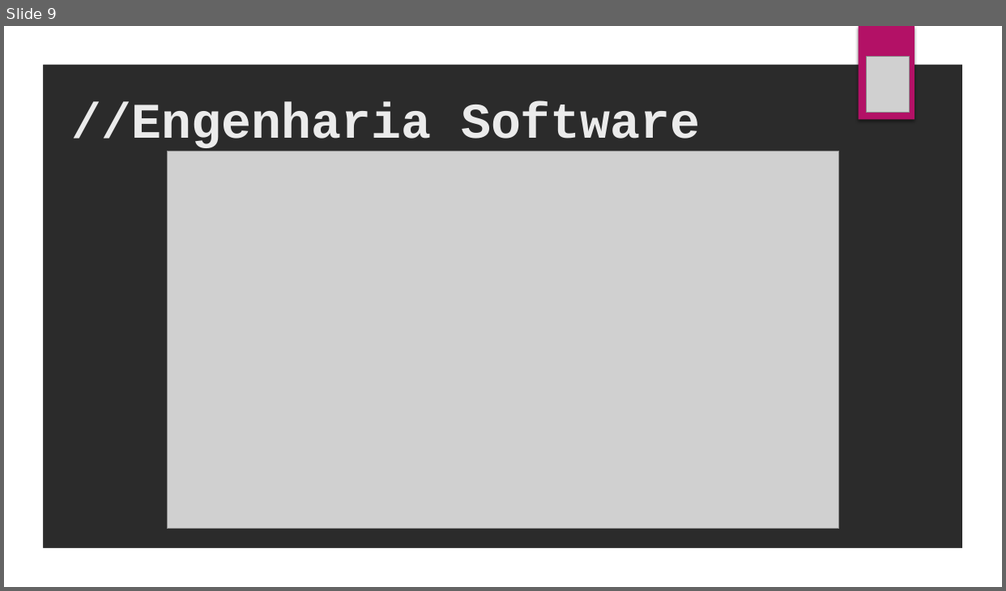
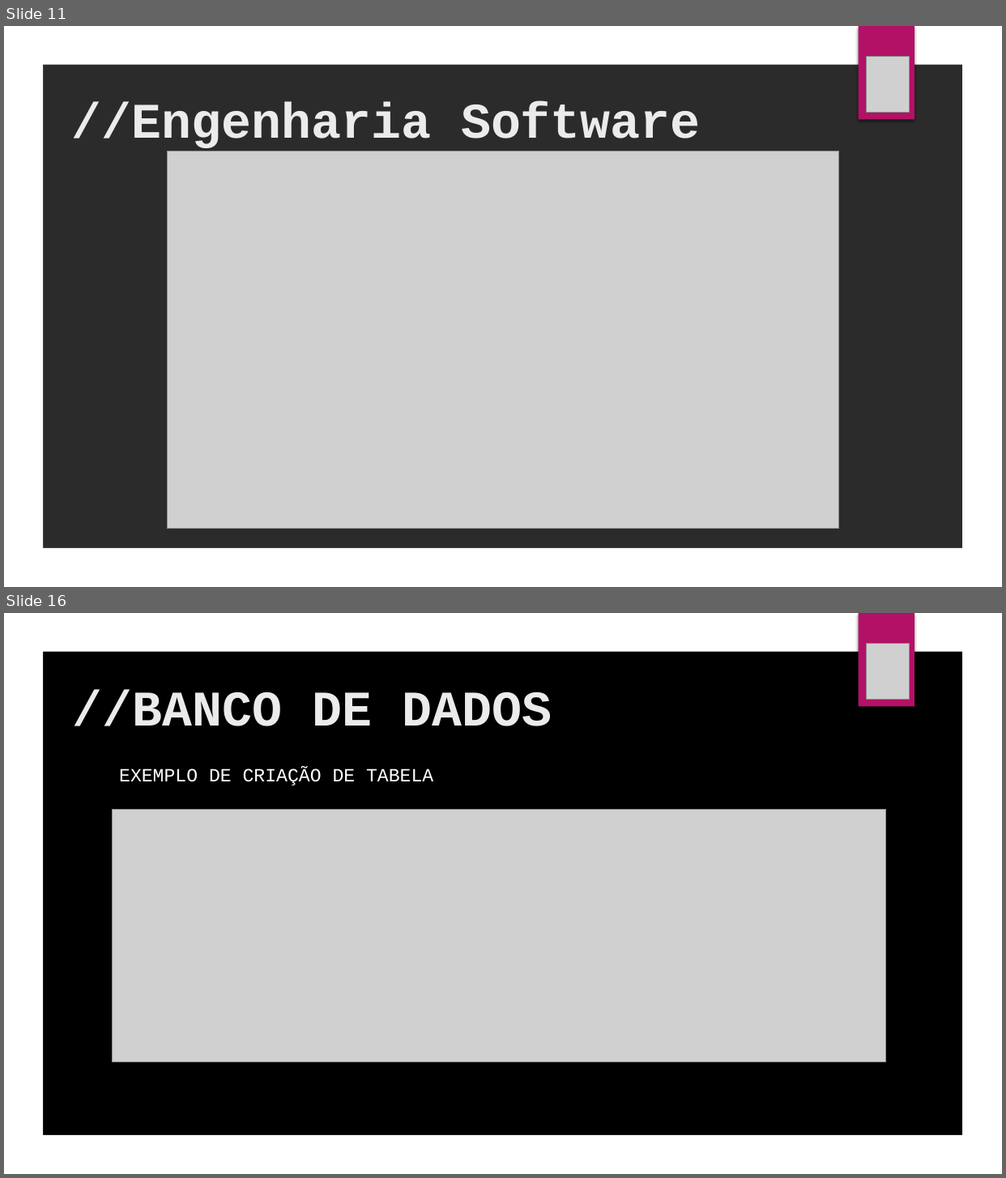
Before and after one commit to SilvioDaCol/ArqFriendly, a slide deck: APRESENTAÇÃO/APRESENTAÇÃO GAMEFRIENDLY.pptx. Shown one above the other, each under a label of ours: slide 9 before the commit, slides 11 and 16 after it; the slides between them are not shown. The pictures are 1006x591 and 1006x1178 pixels, drawn with LibreOffice and Linux fonts; fonts in the diff are those of the drawing; grey boxes stand for pictures; background and template pictures are left out; a plain dark background stands for a picture behind light text. Boxes give left, top, right and bottom in pixels: in the first picture for what was removed or moved away, otherwise in the second. Text is boxed around its words. In the diff, an @@ line names an element or a change of style, - is before the commit and + after.

```diff
--- a/APRESENTAÇÃO/APRESENTAÇÃO GAMEFRIENDLY.pptx
+++ b/APRESENTAÇÃO/APRESENTAÇÃO GAMEFRIENDLY.pptx
@@ slide 16 added at (x1=4, y1=613, x2=1002, y2=1174), background picture (left out) @@
@@ freeform shape added at (x1=4, y1=613, x2=1002, y2=1174), fill #FFFFFF @@
@@ rectangle added at (x1=859, y1=613, x2=914, y2=707), fill #B31166 @@
@@ picture added at (x1=867, y1=643, x2=909, y2=700) @@
@@ text added at (x1=73, y1=690, x2=552, y2=726), 48 pt, text #EBEBEB, bold @@
+//BANCO DE DADOS
@@ text added at (x1=119, y1=769, x2=433, y2=786), 18 pt, text #FFFFFF @@
+EXEMPLO DE CRIAÇÃO DE TABELA
@@ picture added at (x1=112, y1=809, x2=886, y2=1063) @@
@@ what was slide 9 is now slide 11 @@
```
Also in this commit, not shown: 3 slides changed, 8 other slides added, 1 slide removed, 5 other files.
